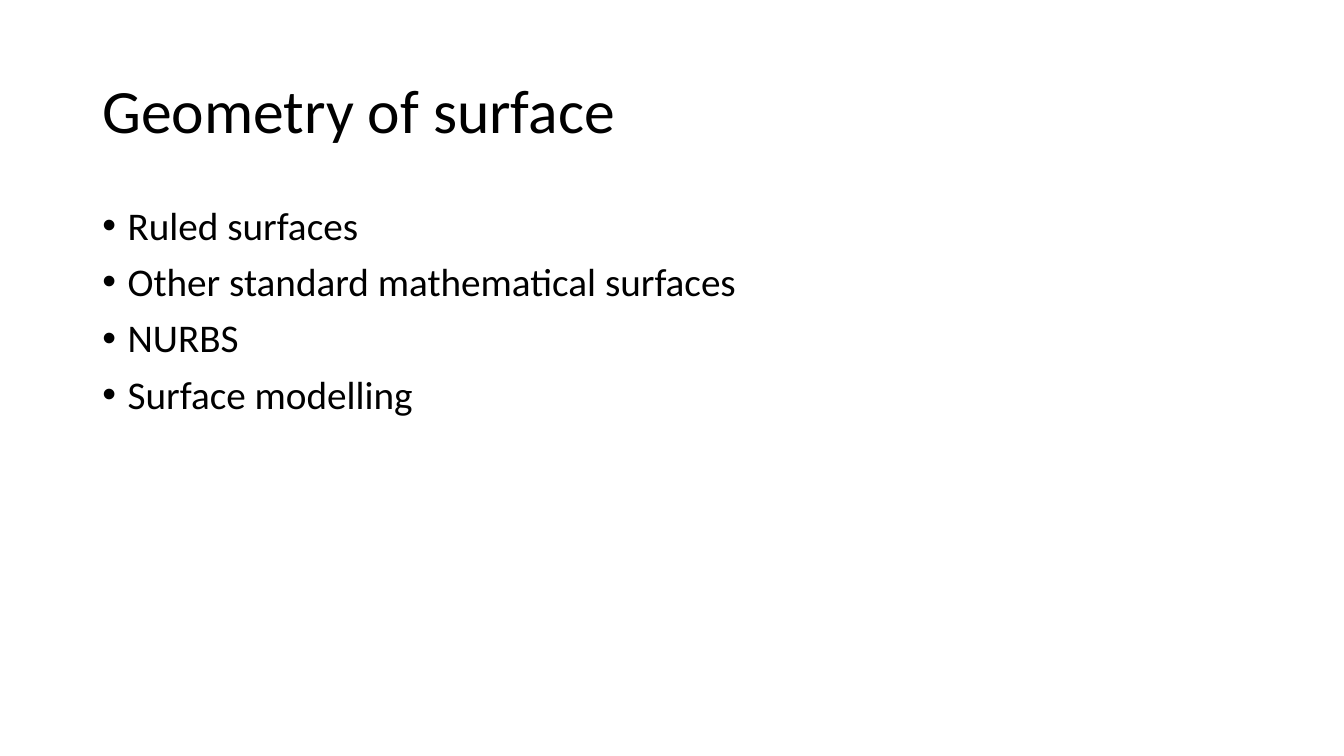
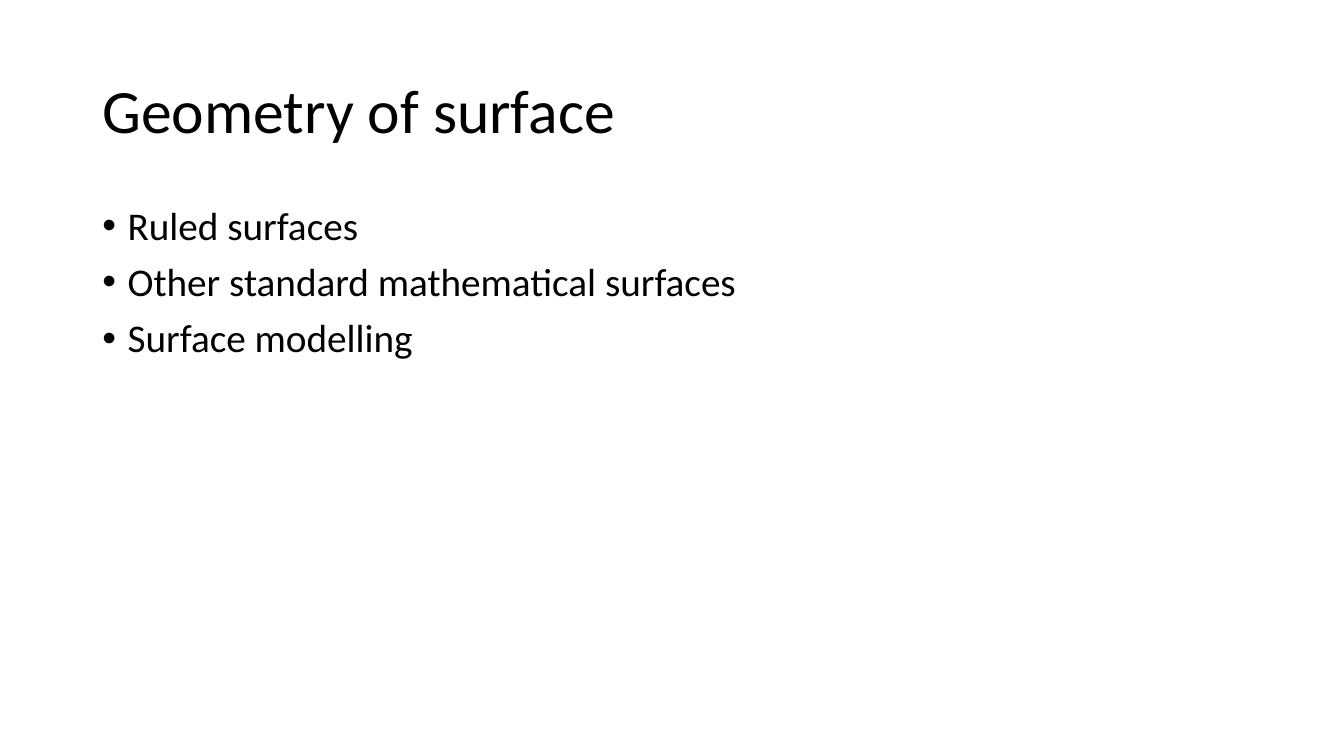
Before and after one commit to Jinny-Ching/cad_cam_course, a slide deck: slide 49 of CAD_CAM.pptx (slide 45 before the commit). Drawn at 1344x756 pixels with LibreOffice and Linux fonts; fonts in the diff are those of the drawing. Boxes give left, top, right and bottom in pixels: in the first picture for what was removed or moved away, otherwise in the second. Text is boxed around its words. In the diff, an @@ line names an element or a change of style, - is before the commit and + after.

```diff
--- a/CAD_CAM.pptx
+++ b/CAD_CAM.pptx
@@ text at bbox=[128, 326, 239, 353]: paragraph removed @@
-• NURBS
```
Also in this commit, not shown: 7 other slides changed, 4 slides added, 1 slide removed.
